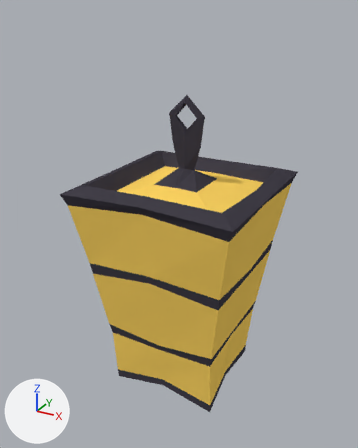
Two versions of the Blender file ETTWHD/Assets/MODELS/Lantern01.blend, one commit apart.
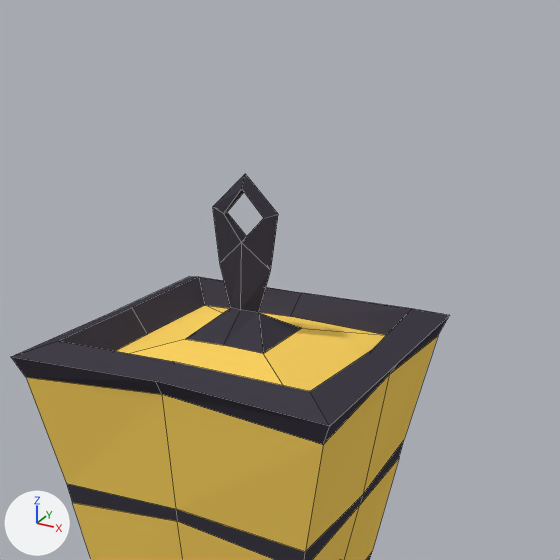
Each version is shown whole from a 50 mm camera at (0.597, -1.127, 3.123) aimed at (-0.1, 0.14, 2.49), then close up on the part from 15% to 100% of the width and 0% to 68% of the height. Every picture has the same lights, and +X, +Y and +Z are marked at lower left. The close-ups show mesh edges as thin lines.

Objects in the first close-up: 'Lantern01'.
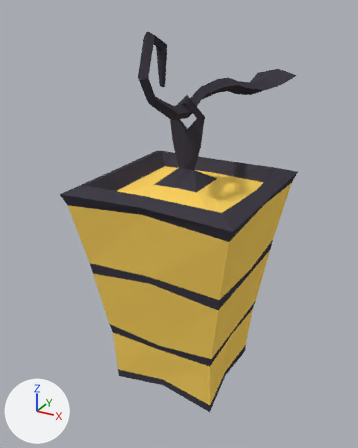
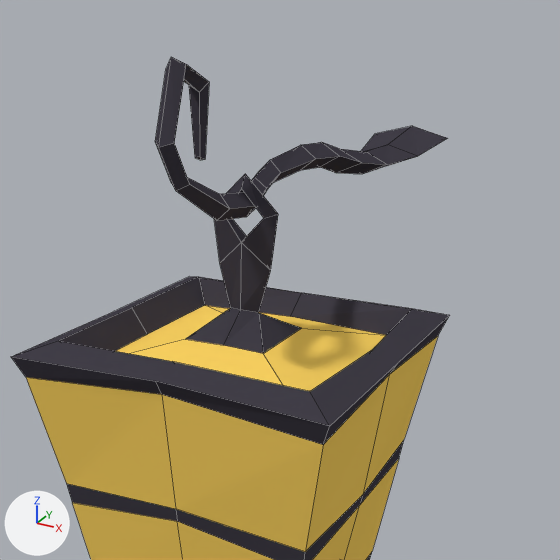
The newer file is also rescaled (x0.711), turned or shifted as a whole; pictures and numbers use the older file's frame.

Diff of the bpy script that builds the scene:
```diff
--- a/ETTWHD/Assets/MODELS/Lantern01.blend.py
+++ b/ETTWHD/Assets/MODELS/Lantern01.blend.py
@@ me_lanternmesh @@
 # used by ob_lantern01; location = (0.0, 0.0, 0.0); rotation_euler = (1.571, 0.0, 0.0), in degrees (90, 0, 0)
-me_lanternmesh.from_pydata(...)  # 103 vertices, 95 faces; spans x -0.237..0.237, y 2.072..2.919, z -0.237..0.237
+me_lanternmesh.from_pydata(...)  # 163 vertices, 153 faces; spans x -0.237..0.237, y 2.072..3.074, z -0.709..0.237
+# me_lanternmesh part 1: a new loose piece of 60 vertices spanning x -0.075..0.075, y 2.856..3.074, z -0.709..0.214, in mat_lanternmat01 (dark grey #423f48)
 me_lanternmesh.materials.append(mat_lanternmat01)
```

Location of each change, (x1, y1, x2, y2) in pixels of the close-ups (560 x 560 px):
'Lantern01', reshaped: before (11, 174, 450, 560); after (11, 57, 450, 560)
part 1 of me_lanternmesh, added: after (155, 57, 447, 221)
